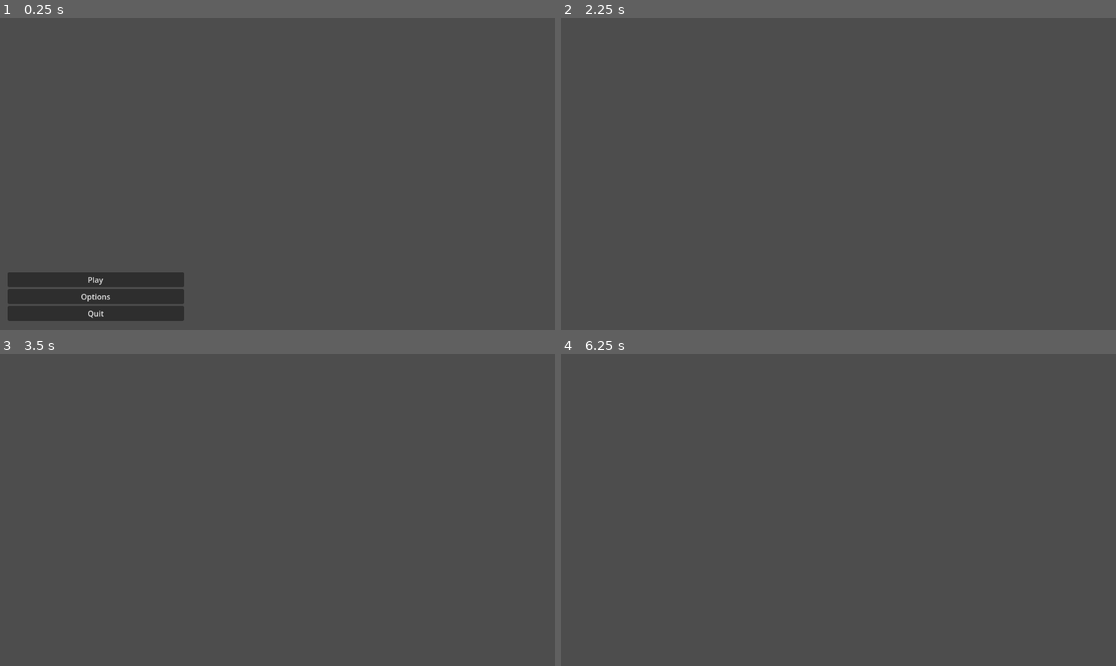
Above: before the commit, frames 1-4 (two rows, left to right).
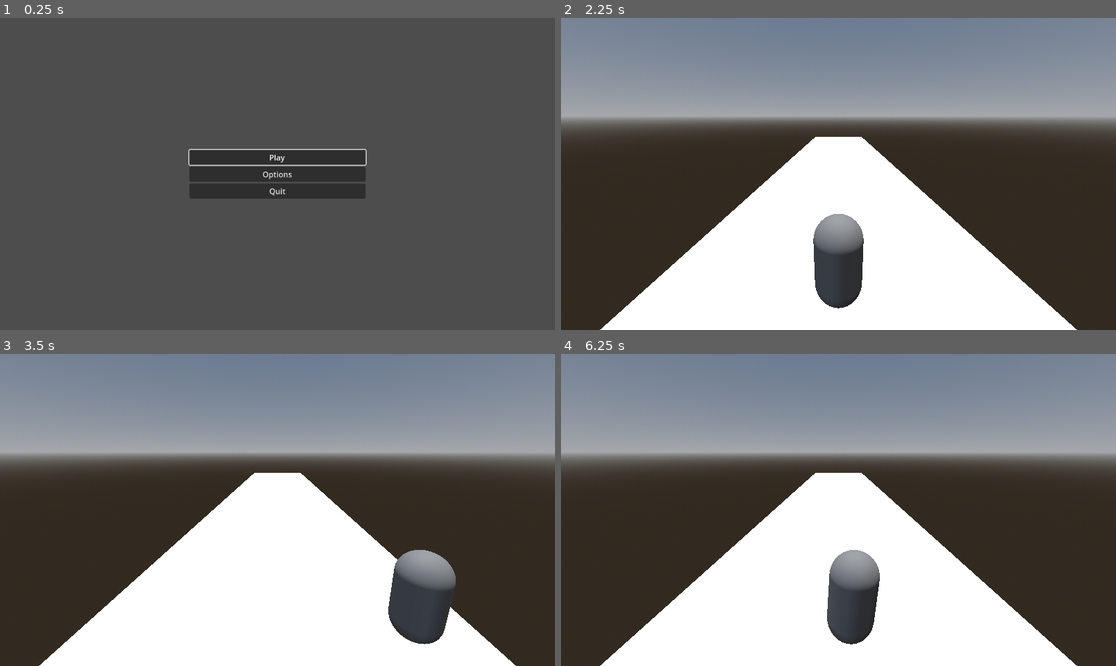
Above: after the commit, the same moments.

Repository: leoag3/projIndaGameLL
Game: Godot game, scene res://scenes/StartMenu.tscn
Two runs of this game, one before a commit and one after it. Both use one fixed random seed, a clock stepped at 60 frames per second and the inputs below.
Inputs (mouse positions are in pixels of both pictures, inside the frame that each line leads up to):
- Up to frame 1 (0.25 s): no input
- Up to frame 2 (2.25 s): click "Options" at 0.5 s; click (838, 195) at 1.25 s, where only the run after the commit has a clickable "Return"; click (838, 158) at 2 s, where only the run after the commit has a clickable "Play"
- Up to frame 3 (3.5 s): tap Enter at 2.75 s; hold Right (ui_right) from 2.78 s (still down)
- Up to frame 4 (6.25 s): release Right (ui_right) at 3.53 s; hold Down (ui_down) 3.53-4.28 s; hold Right (ui_right) 4.28-5.03 s; tap Space at 5 s; hold Up (ui_up) 5.03-5.78 s; hold Left (ui_left) from 5.78 s (still down)

The runs differ from the first frame. In frame 1, 9.1% of the frame differs, in the area x 1-67%, y 41-98%; in frame 2, 96%, in the area x 0-100%, y 0-100%; in frame 3, 96%; in frame 4, 96%.

Commit message:
Added functionality to options

Diff:
--- /dev/null
+++ b/Settings.gd
@@ -0,0 +1,4 @@
+extends Node
+
+var music_volume: float = 0.5  # Default 50%
+var sfx_volume: float = 0.5
--- /dev/null
+++ b/default_bus_layout.tres
@@ -0,0 +1,15 @@
+[gd_resource type="AudioBusLayout" format=3 uid="uid://boohse2faayjg"]
+
+[resource]
+bus/1/name = &"Music"
+bus/1/solo = false
+bus/1/mute = false
+bus/1/bypass_fx = false
+bus/1/volume_db = -0.130497
+bus/1/send = &"Master"
+bus/2/name = &"SFX"
+bus/2/solo = false
+bus/2/mute = false
+bus/2/bypass_fx = false
+bus/2/volume_db = 0.0
+bus/2/send = &"Master"
--- a/project.godot
+++ b/project.godot
@@ -14,6 +14,10 @@
 run/main_scene="uid://wqwvtvb26qs5"
 config/features=PackedStringArray("4.4", "Forward Plus")
 config/icon="res://icon.svg"
+
+[autoload]
+
+Settings="*res://Settings.gd"
 
 [input]
 
--- /dev/null
+++ b/scenes/Menu scripts/options.gd
@@ -0,0 +1,39 @@
+extends Control
+
+@onready var music_slider = $VBoxContainer/MusicSlider
+@onready var sfx_slider = $VBoxContainer/SFXSlider
+
+func _ready():
+	# Load saved values from Settings singleton
+	music_slider.value = Settings.music_volume * 100
+	sfx_slider.value = Settings.sfx_volume * 100
+	# Connect value change signals
+	music_slider.value_changed.connect(_on_volume_music_changed)
+	sfx_slider.value_changed.connect(_on_volume_sound_changed)
+
+	# Immediately apply volume (in case it's 50% etc)
+	update_volumes()
+
+func _on_return_pressed() -> void:
+	get_tree().change_scene_to_file("res://scenes/StartMenu.tscn")
+
+
+func _on_volume_music_changed(value) -> void:
+	Settings.music_volume = value / 100.0
+	AudioServer.set_bus_volume_db(AudioServer.get_bus_index("Music"), linear_to_db(Settings.music_volume))
+
+
+func _on_volume_sound_changed(value) -> void:
+	Settings.sfx_volume = value / 100.0
+	AudioServer.set_bus_volume_db(AudioServer.get_bus_index("SFX"), linear_to_db(Settings.sfx_volume))
+
+
+func update_volumes():
+	AudioServer.set_bus_volume_db(
+		AudioServer.get_bus_index("Music"),
+		linear_to_db(Settings.music_volume)
+	)
+	AudioServer.set_bus_volume_db(
+		AudioServer.get_bus_index("SFX"),
+		linear_to_db(Settings.sfx_volume)
+	)
--- a/start_menu.gd
+++ b/scenes/Menu scripts/start_menu.gd
@@ -1,4 +1,7 @@
 extends Control
+
+func _ready() -> void:
+	$VBoxContainer/Start.grab_focus()
 
 func _on_start_pressed() -> void:
 	get_tree().change_scene_to_file("res://scenes/scene.tscn")
--- a/scenes/Options.tscn
+++ b/scenes/Options.tscn
@@ -1,4 +1,6 @@
-[gd_scene format=3 uid="uid://debwct0uoadj1"]
+[gd_scene load_steps=2 format=3 uid="uid://debwct0uoadj1"]
+
+[ext_resource type="Script" uid="uid://cgdssf3h3ulm6" path="res://scenes/Menu scripts/options.gd" id="1_j6yq7"]
 
 [node name="Options" type="Control"]
 layout_mode = 3
@@ -7,3 +9,42 @@
 anchor_bottom = 1.0
 grow_horizontal = 2
 grow_vertical = 2
+script = ExtResource("1_j6yq7")
+
+[node name="VBoxContainer" type="VBoxContainer" parent="."]
+layout_mode = 1
+anchors_preset = 8
+anchor_left = 0.5
+anchor_top = 0.5
+anchor_right = 0.5
+anchor_bottom = 0.5
+offset_left = -183.0
+offset_top = -50.5
+offset_right = 183.0
+offset_bottom = 50.5
+grow_horizontal = 2
+grow_vertical = 2
+alignment = 1
+
+[node name="LabelMusic" type="Label" parent="VBoxContainer"]
+layout_mode = 2
+text = "Music volume"
+
+[node name="MusicSlider" type="HSlider" parent="VBoxContainer"]
+layout_mode = 2
+
+[node name="LabelSound" type="Label" parent="VBoxContainer"]
+layout_mode = 2
+text = "Sound effects volume"
+
+[node name="SFXSlider" type="HSlider" parent="VBoxContainer"]
+layout_mode = 2
+
+[node name="Return" type="Button" parent="VBoxContainer"]
+layout_mode = 2
+text = "Return
+"
+
+[connection signal="changed" from="VBoxContainer/MusicSlider" to="." method="_on_volume_music_changed"]
+[connection signal="changed" from="VBoxContainer/SFXSlider" to="." method="_on_volume_sound_changed"]
+[connection signal="pressed" from="VBoxContainer/Return" to="." method="_on_return_pressed"]
--- a/scenes/StartMenu.tscn
+++ b/scenes/StartMenu.tscn
@@ -1,6 +1,6 @@
 [gd_scene load_steps=3 format=3 uid="uid://wqwvtvb26qs5"]
 
-[ext_resource type="Script" uid="uid://dicp8e1w542c0" path="res://start_menu.gd" id="1_fb70i"]
+[ext_resource type="Script" uid="uid://dicp8e1w542c0" path="res://scenes/Menu scripts/start_menu.gd" id="1_fb70i"]
 
 [sub_resource type="GDScript" id="GDScript_ufv5y"]
 script/source = "extends Button
@@ -17,19 +17,25 @@
 anchors_preset = 2
 anchor_top = 1.0
 anchor_bottom = 1.0
+offset_top = -648.0
+offset_bottom = -648.0
 grow_vertical = 0
 script = ExtResource("1_fb70i")
 
 [node name="VBoxContainer" type="VBoxContainer" parent="."]
 layout_mode = 1
-anchors_preset = 2
-anchor_top = 1.0
-anchor_bottom = 1.0
-offset_left = 16.0
-offset_top = -120.0
-offset_right = 382.0
-offset_bottom = -19.0
-grow_vertical = 0
+anchors_preset = 8
+anchor_left = 0.5
+anchor_top = 0.5
+anchor_right = 0.5
+anchor_bottom = 0.5
+offset_left = 393.0
+offset_top = 273.5
+offset_right = 759.0
+offset_bottom = 374.5
+grow_horizontal = 2
+grow_vertical = 2
+alignment = 1
 
 [node name="Start" type="Button" parent="VBoxContainer"]
 layout_mode = 2
Not shown, added: Settings.gd.uid
Not shown, added: scenes/Menu scripts/options.gd.uid
Renamed: start_menu.gd.uid -> scenes/Menu scripts/start_menu.gd.uid
